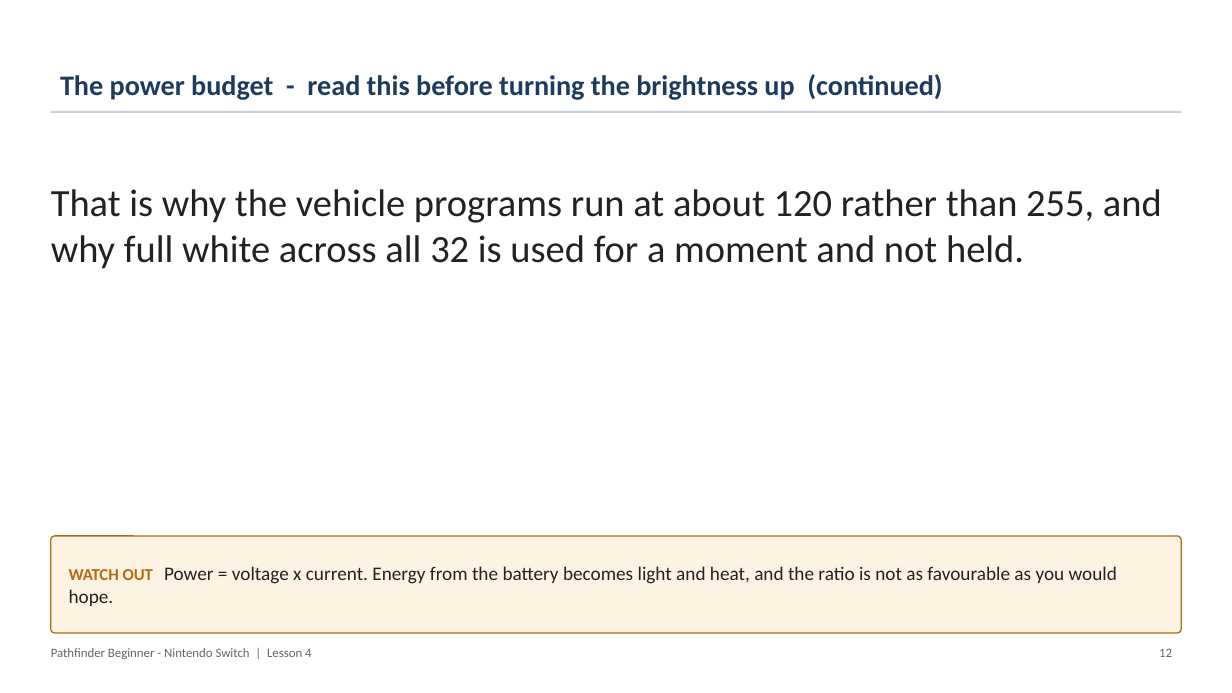
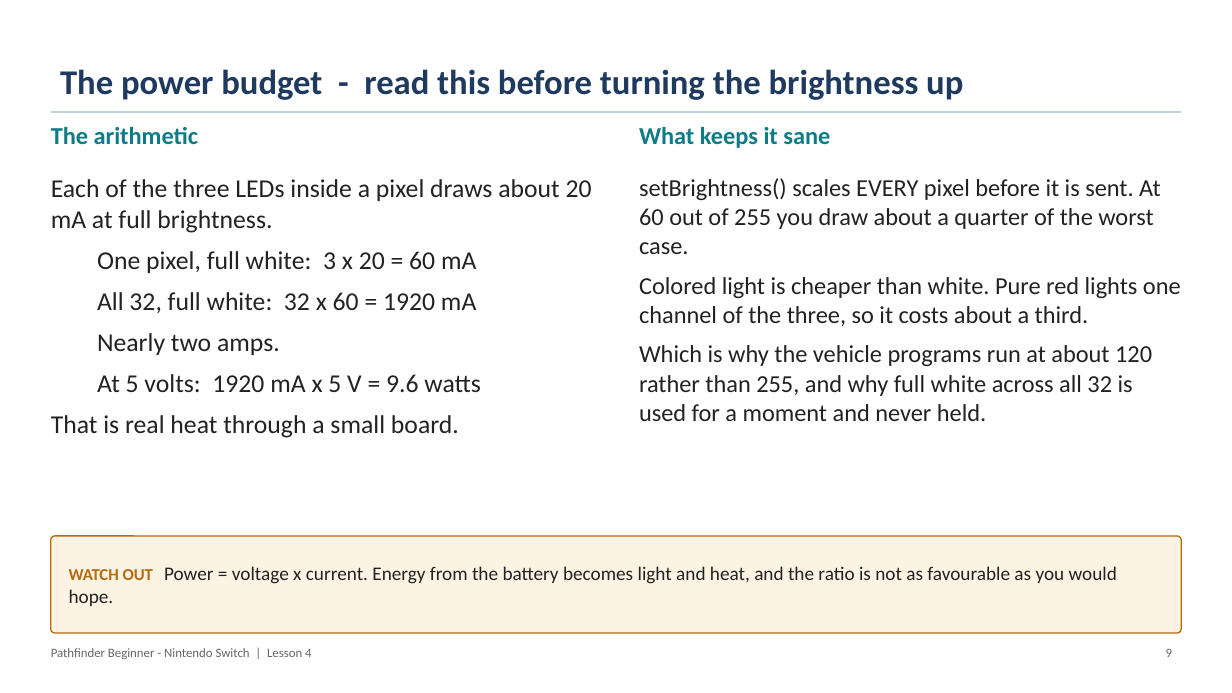
Before and after one commit to PorpoiseRobotics/porpoise-robotics, a slide deck: slide 10 of ground-vehicle/docs/courses/beginner-switch/l4_neopixel_leds.pptx (slide 13 before the commit). Drawn at 1232x693 pixels with LibreOffice and Linux fonts; fonts in the diff are those of the drawing. Boxes give left, top, right and bottom in pixels: in the first picture for what was removed or moved away, otherwise in the second. Text is boxed around its words. In the diff, an @@ line names an element or a change of style, - is before the commit and + after.

```diff
--- a/ground-vehicle/docs/courses/beginner-switch/l4_neopixel_leds.pptx
+++ b/ground-vehicle/docs/courses/beginner-switch/l4_neopixel_leds.pptx
@@ title at (60, 69, 963, 100): text changed; size 22 to 27 pt @@
-The power budget - read this before turning the brightness up (continued)
+The power budget - read this before turning the brightness up
@@ text added at (51, 127, 198, 144), 19 pt, text #0E7C86, bold @@
+The arithmetic
@@ text added at (639, 127, 830, 148), 19 pt, text #0E7C86, bold @@
+What keeps it sane
@@ text added at (51, 179, 592, 438), 20 pt, text #222222 @@
+Each of the three LEDs inside a pixel draws about 20 mA at full brightness.
+  One pixel, full white: 3 x 20 = 60 mA
+  All 32, full white: 32 x 60 = 1920 mA
+  Nearly two amps.
+  At 5 volts: 1920 mA x 5 V = 9.6 watts
+That is real heat through a small board.
@@ text at (639, 178, 1181, 421): text changed; size 30 to 19 pt @@
-That is why the vehicle programs run at about 120 rather than 255, and why full white across all 32 is used for a moment and not held.
+setBrightness() scales EVERY pixel before it is sent. At 60 out of 255 you draw about a quarter of the worst case.
+Colored light is cheaper than white. Pure red lights one channel of the three, so it costs about a third.
+Which is why the vehicle programs run at about 120 rather than 255, and why full white across all 32 is used for a moment and never held.
@@ text at (1166, 649, 1172, 657): text changed @@
-12
+9
```
Also in this commit, not shown: 16 other slides changed, 1 slide added, 6 slides removed, 16 other files.
